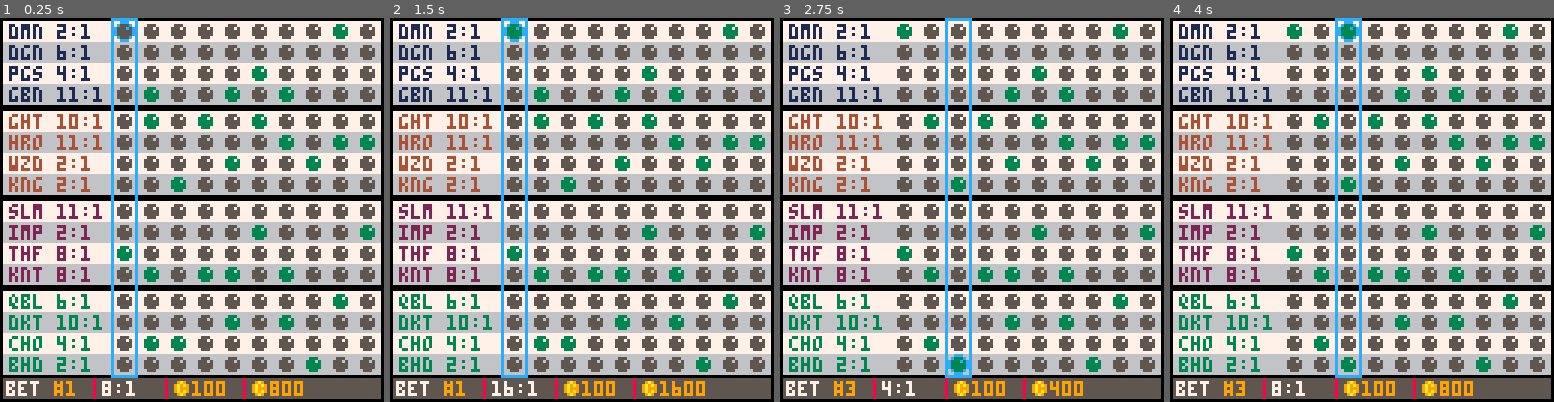
Above: before the commit, frames 1-4 (left to right).
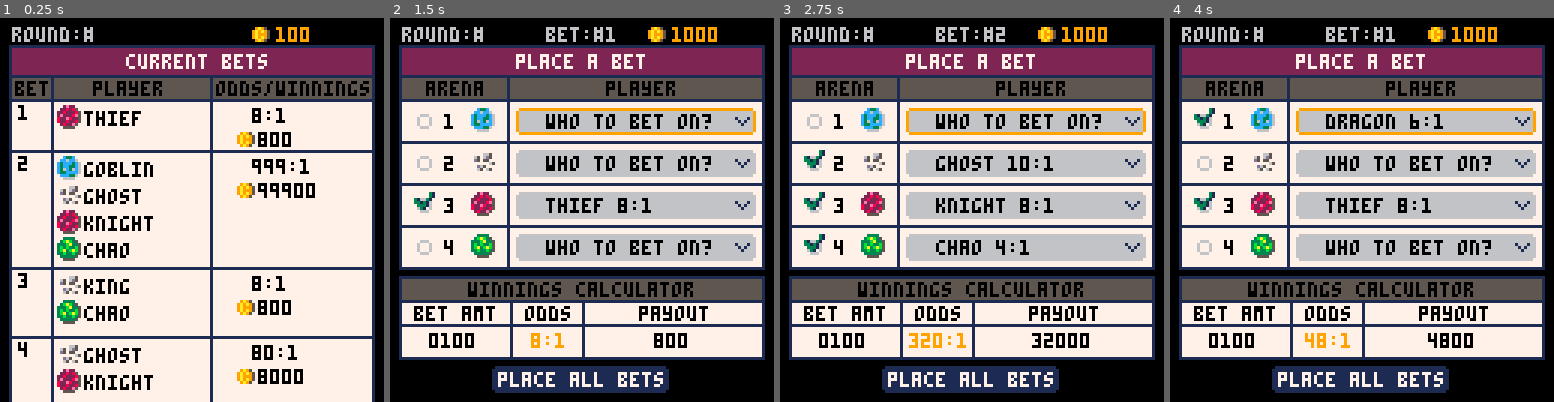
Above: after the commit, the same moments.

Repository: suspicious-smoke/club-bets-pico8
Game: PICO-8 cartridge club-bets.p8
Two runs of this game, one before a commit and one after it. Both use one fixed random seed, a clock stepped at 60 frames per second and the inputs below.
Inputs:
- Up to frame 1 (0.25 s): no input
- Up to frame 2 (1.5 s): tap X (X key) at 0.33, 1.07 s; tap O (Z key) at 0.7 s
- Up to frame 3 (2.75 s): hold Right 1.6-2.1 s; tap O (Z key) at 1.7, 2.1, 2.5 s; tap X (X key) at 1.85 s; hold Up 2.15-2.42 s; hold Right from 2.47 s (still down)
- Up to frame 4 (4 s): tap O (Z key) at 2.9, 3.3, 3.7 s; tap X (X key) at 2.97 s; release Right at 3.03 s; hold Left 3.08-3.58 s; hold Down 3.63-3.97 s

The runs differ from the first frame. In frame 1, 77% of the frame differs, in the area x 0-100%, y 0-100%; in frame 2, 83%; in frame 3, 83%; in frame 4, 83%.

Commit message:
work on arena features and categories

Diff:
--- a/club-bets.p8
+++ b/club-bets.p8
@@ -7,13 +7,67 @@
 	version,t=0,0
 	debug={"","","",""}
 
-	-- categories={
-	-- 	"movement",
-	-- 	"precise"
-	-- }
-	-- obs={
-	-- 	{"hairpine",1,2},
-	-- }
+	arena_category={
+		"movement",
+		"obstacle",
+		"powerup",
+		"weather",
+		"terrain",
+		"ship-mod",
+		"event",
+		"section",
+		"physics",
+		"visibility",
+		"condition",
+		"hazard"
+	}
+	arena_features={
+
+		{"hairpin",1,2},
+		{"u-turn",1,2},
+		{"long_straight",1},
+		{"jump",1,9},
+
+		{"lava_pit",2,12},
+		{"spike_trap",2,12},
+		{"falling_rocks",2,7},
+
+		{"boost_pad",3,1},
+		{"oil_slick",3,11},
+		{"cannon_shot",3,12},
+
+		{"rain",4,11},
+		{"high_wind",4,9},
+		{"extreme_heat",4,12},
+
+		{"off-road",5,11},
+		{"ice",5,11},
+		{"glass",5,11},
+
+		{"extra_boosters",6,1},
+		{"glider",6,9},
+
+		{"meteor_shower",7,12},
+		{"kaiju_attack",7,12},
+		{"wormhole",7,9},
+
+		{"castle",8,5},
+		{"crystal_caves",8,10},
+		{"volcano",8,4},
+
+		{"zero-g",9,1},
+		{"reverse_gravity",9,1},
+
+		{"darkness",10},
+		{"fog",10,4},
+
+		{"narrow_path",11,1},
+		{"crumbling_track",11,2},
+
+		{"electric_field",12,9},
+		{"fire",12,4},
+
+	}
 
 	--build initial bets
 	--a single bet for example is bet={amount(4char array), { {t,f,f,f},... }}
@@ -68,8 +122,8 @@
 	dummy_bets()
 	init_quickbetpage()
 	--init_ticket()
-	--init_betpage()
-	--init_confirm()
+	init_betpage()
+	init_confirm()
 end
 
 function dummy_bets()
